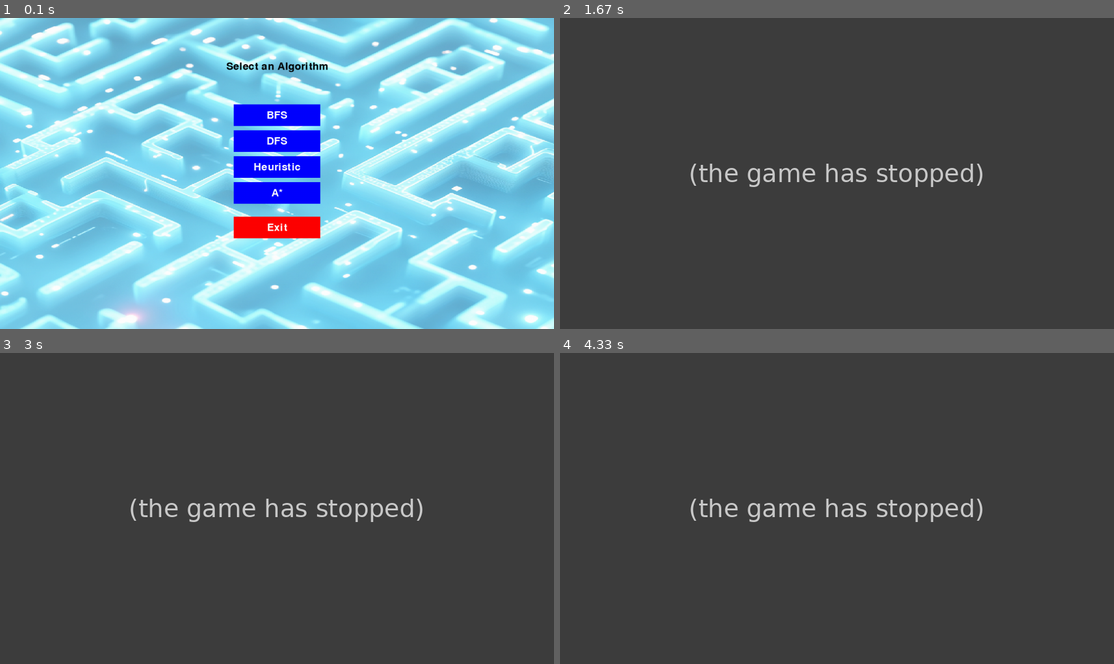
Above: before the commit, frames 1-4 (two rows, left to right).
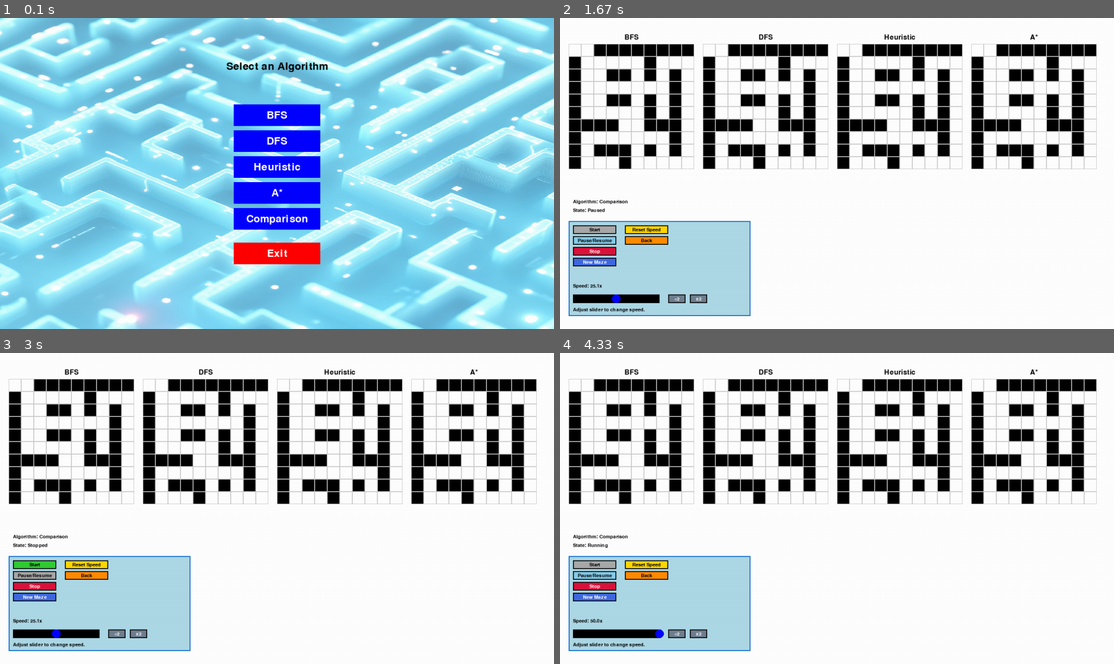
Above: after the commit, the same moments.

Repository: xvang3/Maze_AI_Algo
Game: pygame game, started from Pygame_Maze_Visualizer/main.py
Two runs of this game, one before a commit and one after it. Both use one fixed random seed, a clock stepped at 60 frames per second and the inputs below.
Inputs (mouse positions are in pixels of both pictures, inside the frame that each line leads up to):
- Up to frame 1 (0.1 s): no input
- Up to frame 2 (1.67 s): press the mouse at (837, 217) at 0.37 s; move the mouse to (792, 148) at 0.47 s; release the mouse at (753, 77) at 0.6 s; press the mouse at (593, 229) at 0.7 s; move the mouse to (620, 145) at 0.8 s; release the mouse at (654, 61) at 0.93 s; click "Start" at 1.05 s; press the mouse at (593, 241) at 1.37 s; move the mouse to (787, 148) at 1.47 s; release the mouse at (981, 55) at 1.6 s
- Up to frame 3 (3 s): press the mouse at (33, 576) at 1.7 s; move the mouse to (105, 492) at 1.8 s; release the mouse at (177, 412) at 1.93 s; press the mouse at (33, 586) at 2.03 s; move the mouse to (182, 502) at 2.13 s; release the mouse at (337, 418) at 2.27 s; press the mouse at (33, 586) at 2.37 s; move the mouse to (132, 589) at 2.47 s; release the mouse at (232, 592) at 2.6 s; press the mouse at (33, 586) at 2.7 s; move the mouse to (99, 558) at 2.8 s; release the mouse at (166, 533) at 2.93 s
- Up to frame 4 (4.33 s): press the mouse at (615, 632) at 3.03 s; move the mouse to (764, 558) at 3.13 s; release the mouse at (914, 480) at 3.27 s; press the mouse at (648, 564) at 3.37 s; move the mouse to (842, 492) at 3.47 s; release the mouse at (1036, 418) at 3.6 s; press the mouse at (676, 632) at 3.7 s; move the mouse to (704, 517) at 3.8 s; release the mouse at (731, 399) at 3.93 s; press the mouse at (593, 564) at 4.03 s; move the mouse to (687, 514) at 4.13 s; release the mouse at (776, 464) at 4.27 s

The runs differ from the first frame. In frame 1, 2.7% of the frame differs, in the area x 42-58%, y 61-80%; in frame 2, 99%; in frame 3, 99%, in the area x 0-100%, y 0-100%; in frame 4, 99%.
Before the commit the program exited at 0.37 s; later frames show no game.

Commit message:
UI looks good just need to fix control panel

Diff:
--- a/Pygame_Maze_Visualizer/main.py
+++ b/Pygame_Maze_Visualizer/main.py
@@ -14,7 +14,7 @@
     background_image = pygame.image.load(background_path)
     background_image = pygame.transform.scale(background_image, (SCREEN_WIDTH, SCREEN_HEIGHT))
 
-    algorithms = ["BFS", "DFS", "Heuristic", "A*"]
+    algorithms = ["BFS", "DFS", "Heuristic", "A*", "Comparison"]
     buttons = []
     for i, algo in enumerate(algorithms):
         button = pygame.Rect(SCREEN_WIDTH // 2 - 100, 200 + i * 60, 200, 50)
@@ -81,6 +81,31 @@
     while True:  # Restart the loop to re-select algorithm
         # Algorithm selection
         selected_algorithm = select_algorithm(screen, title_font)
+
+        # Check for "Comparison" and initialize accordingly
+        if selected_algorithm == "Comparison":
+            from multi_algo_comparison import multi_algo_comparison
+
+            # Prepare shared state for comparison
+            shared_state = {
+                "paused": False,
+                "running": True,
+                "started": False,
+                "repeat": False,
+                "algorithm": "Comparison",  # Add algorithm key
+                "speed": INITIAL_DELAY,
+                "speed_factor": 1.0,
+                "state_label": "Stopped",  # Initial state label
+                "stop_clicked": False,  # Track Stop button state
+                "current_node": None,  # Track current processing node
+                "visited_nodes": set(),  # Track visited nodes
+                "solution_path": [],  # Store the solution path
+                "solved_path": []  # Path for solved maze
+            }
+
+            # Run the multi-algorithm comparison
+            multi_algo_comparison(screen, button_font, shared_state)
+            continue  # Restart the loop after comparison ends
 
         # Maze setup
         rows, cols = 10, 10
--- /dev/null
+++ b/Pygame_Maze_Visualizer/multi_algo_comparison.py
@@ -0,0 +1,140 @@
+import pygame
+from maze_generator import generate_random_maze_with_solution
+from bfs_solver import bfs_with_visualization_generator
+from dfs_solver import dfs_with_visualization_generator
+from heuristic_solver import heuristic_with_visualization_generator
+from astar_solver import astar_with_visualization_generator
+from controls import draw_controls, init_controls, handle_slider_event
+from settings import SCREEN_WIDTH, SCREEN_HEIGHT, CELL_SIZE, INITIAL_DELAY
+
+
+def multi_algo_comparison(screen, font, shared_state):
+    """Run and display all four algorithms side by side with a shared control panel."""
+    # Adjust dimensions for horizontal alignment
+    rows, cols = 10, 10
+    maze_width, maze_height = CELL_SIZE * cols, CELL_SIZE * rows
+    margin = 20  # Horizontal spacing between mazes
+    vertical_padding = 30  # Padding from the top of the screen
+    control_panel_height = 150  # Height of the control panel
+
+    # Calculate effective cell size to fit all four mazes in a row
+    available_width = SCREEN_WIDTH - margin * 5  # Account for margins between mazes and edges
+    effective_cell_size = min(available_width // (cols * 4), CELL_SIZE)  # Fit four mazes in a row
+    maze_width = effective_cell_size * cols
+
+    # Generate a shared maze for all algorithms
+    maze = generate_random_maze_with_solution(rows, cols, wall_density=0.3)
+
+    # Positions for each maze
+    offsets = [
+        (margin + (maze_width + margin) * i, vertical_padding + 30) for i in range(4)  # Add extra padding for labels
+    ]
+
+    # Create generators for each algorithm
+    algorithms = {
+        "BFS": bfs_with_visualization_generator,
+        "DFS": dfs_with_visualization_generator,
+        "Heuristic": heuristic_with_visualization_generator,
+        "A*": astar_with_visualization_generator,
+    }
+    generators = {}
+    states = {}
+
+    for idx, (name, generator) in enumerate(algorithms.items()):
+        state = {
+            "paused": False,
+            "running": True,
+            "started": False,
+            "maze": maze.copy(),
+            "current_node": None,
+            "visited_nodes": set(),
+            "solution_path": [],
+            "speed": INITIAL_DELAY,
+            "speed_factor": shared_state["speed_factor"],
+        }
+        states[name] = state
+        generators[name] = generator(
+            state["maze"], (0, 0), (rows - 1, cols - 1), effective_cell_size, offsets[idx], state
+        )
+
+    # Initialize shared control panel
+    controls = init_controls(SCREEN_WIDTH, rows, cols, shared_state, offset_x=20, offset_y=maze_height + vertical_padding + margin + 50)
+
+    clock = pygame.time.Clock()
+    running = True
+
+    # Font for algorithm labels
+    label_font = pygame.font.Font(None, 24)
+
+    while running:
+        screen.fill((255, 255, 255))
+
+        # Draw each maze and its label
+        for idx, (name, state) in enumerate(states.items()):
+            maze_offset = offsets[idx]
+
+            # Draw the label for the maze
+            label_surface = label_font.render(name, True, (0, 0, 0))
+            label_rect = label_surface.get_rect(center=(maze_offset[0] + maze_width // 2, maze_offset[1] - 15))
+            screen.blit(label_surface, label_rect)
+
+            # Draw the maze
+            for row in range(rows):
+                for col in range(cols):
+                    x = maze_offset[0] + col * effective_cell_size
+                    y = maze_offset[1] + row * effective_cell_size
+                    color = (0, 0, 0) if state["maze"][row, col] == 1 else (255, 255, 255)
+                    pygame.draw.rect(screen, color, (x, y, effective_cell_size, effective_cell_size))
+                    pygame.draw.rect(screen, (200, 200, 200), (x, y, effective_cell_size, effective_cell_size), 1)
+
+            # Draw visited nodes
+            for x, y in state["visited_nodes"]:
+                pygame.draw.rect(screen, (255, 255, 0), (maze_offset[0] + y * effective_cell_size,
+                                                         maze_offset[1] + x * effective_cell_size,
+                                                         effective_cell_size, effective_cell_size))
+
+            # Draw current node
+            if state["current_node"]:
+                x, y = state["current_node"]
+                pygame.draw.rect(screen, (0, 0, 255), (maze_offset[0] + y * effective_cell_size,
+                                                       maze_offset[1] + x * effective_cell_size,
+                                                       effective_cell_size, effective_cell_size))
+
+            # Draw solution path
+            for x, y in state["solution_path"]:
+                pygame.draw.rect(screen, (0, 255, 0), (maze_offset[0] + y * effective_cell_size,
+                                                       maze_offset[1] + x * effective_cell_size,
+                                                       effective_cell_size, effective_cell_size))
+
+        # Draw control panel
+        draw_controls(screen, controls, shared_state, font)
+
+        # Handle events
+        for event in pygame.event.get():
+            if event.type == pygame.QUIT:
+                running = False
+            if event.type == pygame.KEYDOWN and event.key == pygame.K_ESCAPE:
+                running = False
+            handle_slider_event(event, controls, shared_state)
+            for button in controls["buttons"]:
+                button.handle_event(event)
+
+        # Run each algorithm if started and not paused
+        for name, generator in generators.items():
+            state = states[name]
+            if state["started"] and not state["paused"]:
+                try:
+                    action, data = next(generator)
+                    if action == "process":
+                        state["current_node"] = data
+                    elif action == "visit":
+                        state["visited_nodes"].add(data)
+                    elif action == "path":
+                        state["solution_path"] = data
+                except StopIteration:
+                    state["started"] = False
+
+        pygame.display.flip()
+        clock.tick(30)
+
+    pygame.quit()
